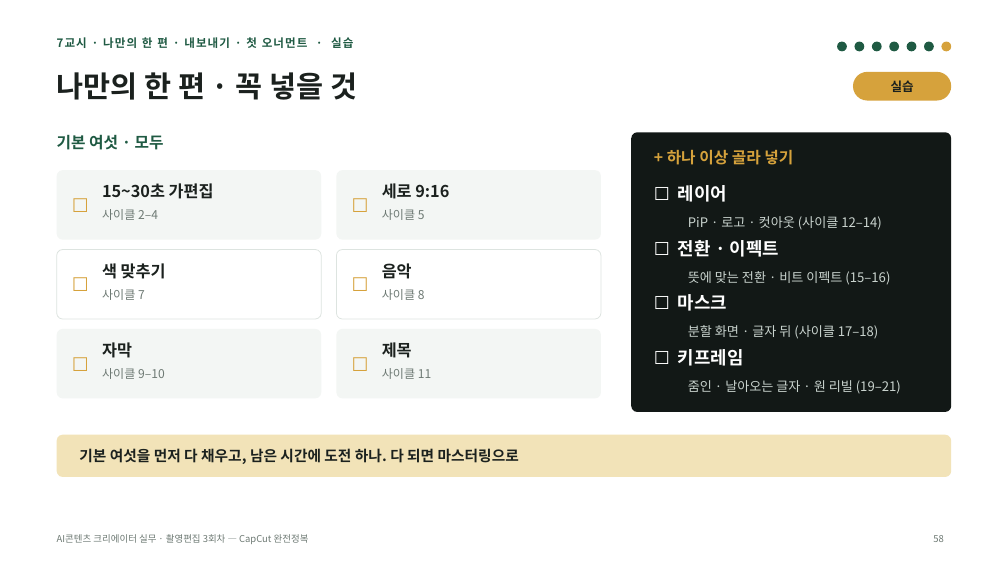
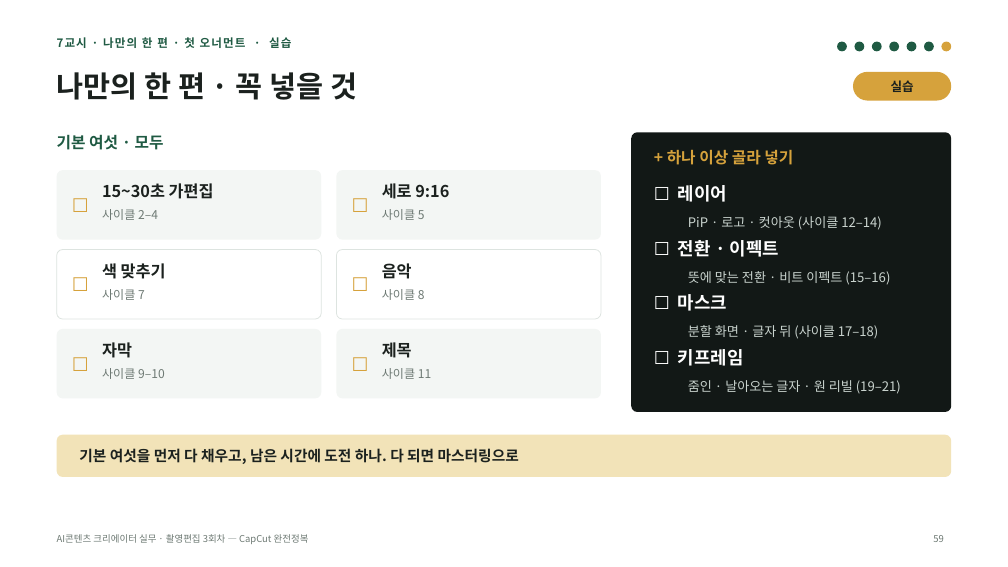
Before and after one commit to yujida/MARUBIT, a slide deck: slide 59 of lectures/03/3회차_CapCut완전정복_슬라이드.pptx (slide 58 before the commit). Drawn at 1008x567 pixels with LibreOffice and Linux fonts; fonts in the diff are those of the drawing. Boxes give left, top, right and bottom in pixels: in the first picture for what was removed or moved away, otherwise in the second. Text is boxed around its words. In the diff, an @@ line names an element or a change of style, - is before the commit and + after.

```diff
--- a/lectures/03/3회차_CapCut완전정복_슬라이드.pptx
+++ b/lectures/03/3회차_CapCut완전정복_슬라이드.pptx
@@ text at box(57, 37, 291, 48): text changed @@
-7교시 · 나만의 한 편 · 내보내기 · 첫 오너먼트 · 실습
+7교시 · 나만의 한 편 · 첫 오너먼트 · 실습
```
Also in this commit, not shown: 7 other slides changed, 1 slide added, 13 other files.
